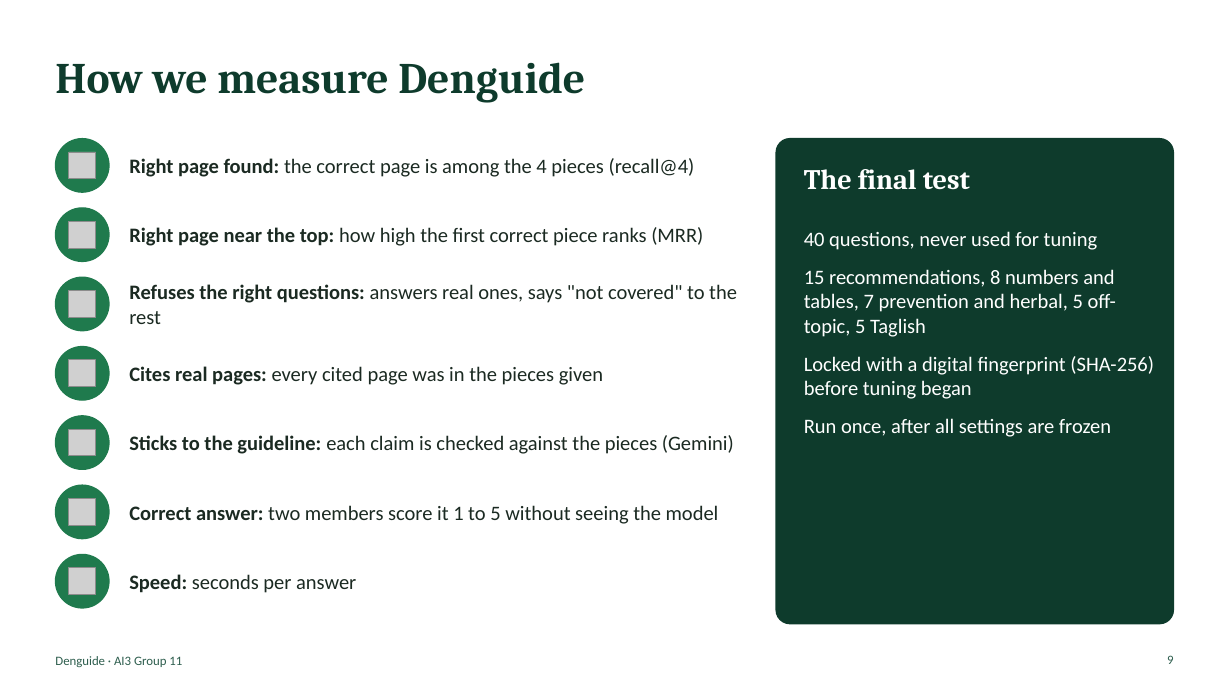
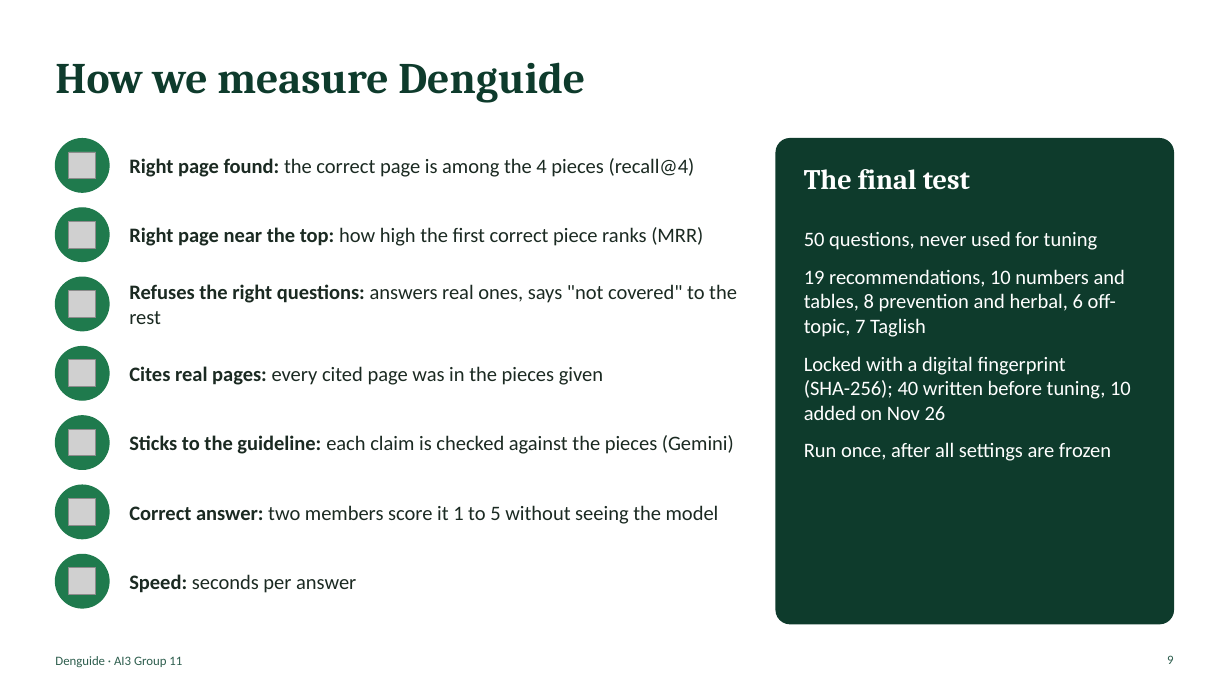
Before and after one commit to IBANNN/denguide, a slide deck: slide 9 of docs/Denguide_Progress_Deck_Check2.pptx. Drawn at 1232x693 pixels with LibreOffice and Linux fonts; fonts in the diff are those of the drawing; grey boxes stand for pictures. Boxes give left, top, right and bottom in pixels: in the first picture for what was removed or moved away, otherwise in the second. Text is boxed around its words. In the diff, an @@ line names an element or a change of style, - is before the commit and + after.

Commit message:
Unseen set v2: 50 questions (U41-U50 added), new hash recorded; deck, notebook, README, workbook updated

```diff
--- a/docs/Denguide_Progress_Deck_Check2.pptx
+++ b/docs/Denguide_Progress_Deck_Check2.pptx
@@ text at box(804, 231, 1131, 420): text changed @@
-40 questions, never used for tuning
-15 recommendations, 8 numbers and tables, 7 prevention and herbal, 5 off-topic, 5 Taglish
-Locked with a digital fingerprint (SHA-256) before tuning began
+50 questions, never used for tuning
+19 recommendations, 10 numbers and tables, 8 prevention and herbal, 6 off-topic, 7 Taglish
+Locked with a digital fingerprint (SHA-256); 40 written before tuning, 10 added on Nov 26
```
Also in this commit, not shown: 2 other slides changed, 4 other files.
